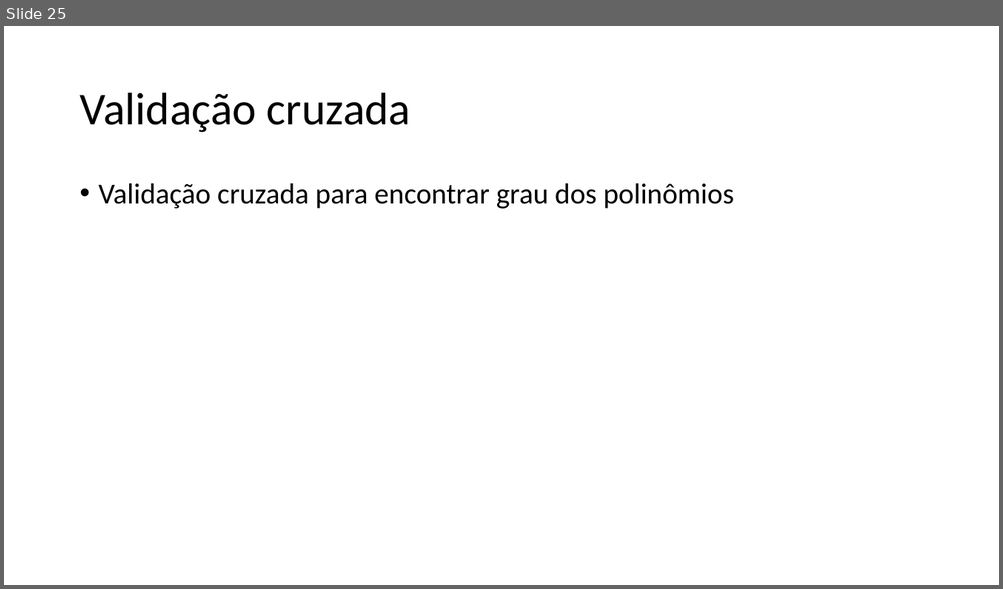
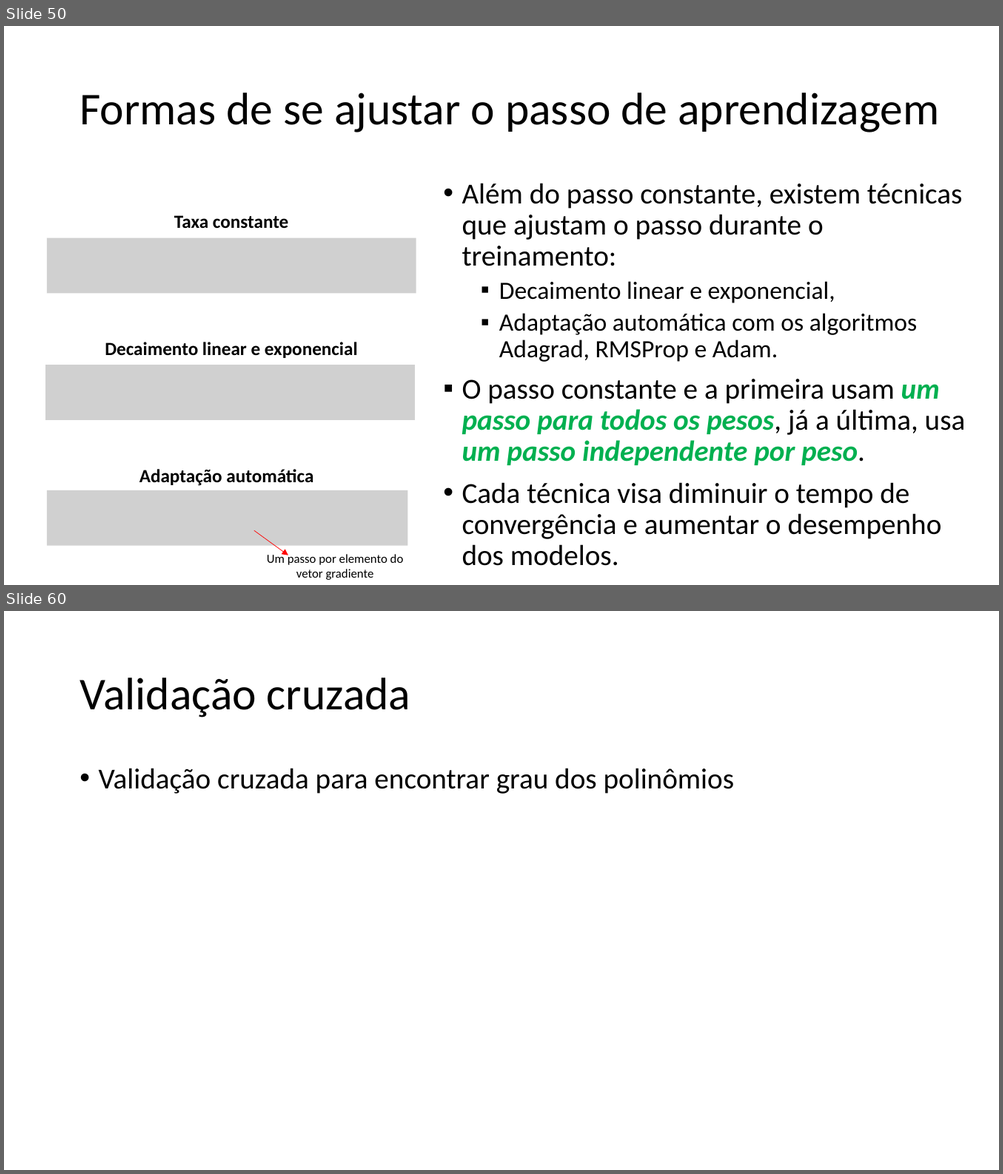
Before and after one commit to zz4fap/c24_inteligencia_artificial, a slide deck: slides/C24_Regressão.pptx. Shown one above the other, each under a label of ours: slide 25 before the commit, slides 50 and 60 after it; the slides between them are not shown. The pictures are 1003x589 and 1003x1174 pixels, drawn with LibreOffice and Linux fonts; fonts in the diff are those of the drawing; grey boxes stand for pictures. Boxes give left, top, right and bottom in pixels: in the first picture for what was removed or moved away, otherwise in the second. Text is boxed around its words. In the diff, an @@ line names an element or a change of style, - is before the commit and + after.

```diff
--- a/slides/C24_Regressão.pptx
+++ b/slides/C24_Regressão.pptx
@@ slide 50 added at bbox=[4, 26, 999, 585], background #FFFFFF @@
@@ title added at bbox=[79, 93, 939, 133], 44 pt, text #000000 @@
+Formas de se ajustar o passo de aprendizagem
@@ text added at bbox=[462, 183, 965, 566], 28 pt, text #000000 @@
+• Além do passo constante, existem técnicas que ajustam o passo durante o treinamento:
+  ▪ Decaimento linear e exponencial,
+  ▪ Adaptação automática com os algoritmos Adagrad, RMSProp e Adam.
+▪ O passo constante e a primeira usam um passo para todos os pesos, já a última, usa um passo independente por peso.
+• Cada técnica visa diminuir o tempo de convergência e aumentar o desempenho dos modelos.
@@ text added at bbox=[174, 215, 289, 229], 18 pt, text #000000, bold @@
+Taxa constante
@@ picture added at bbox=[46, 238, 416, 293] @@
@@ text added at bbox=[105, 342, 358, 358], 18 pt, text #000000, bold @@
+Decaimento linear e exponencial
@@ picture added at bbox=[45, 365, 415, 420] @@
@@ text added at bbox=[139, 469, 313, 486], 18 pt, text #000000, bold @@
+Adaptação automática
@@ picture added at bbox=[46, 491, 407, 546] @@
@@ arrow added from (254, 531) to (288, 556), #FF0000 0.5 pt @@
@@ text added at bbox=[267, 554, 404, 580], 12 pt, text #000000 @@
+Um passo por elemento do vetor gradiente
@@ what was slide 25 is now slide 60 @@
```
Also in this commit, not shown: 1 slide changed, 36 other slides added.
